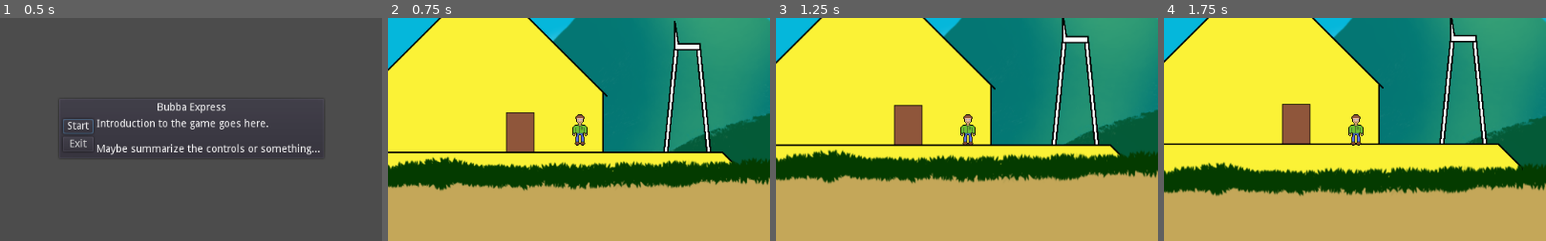
Above: before the commit, frames 1-4 (left to right).
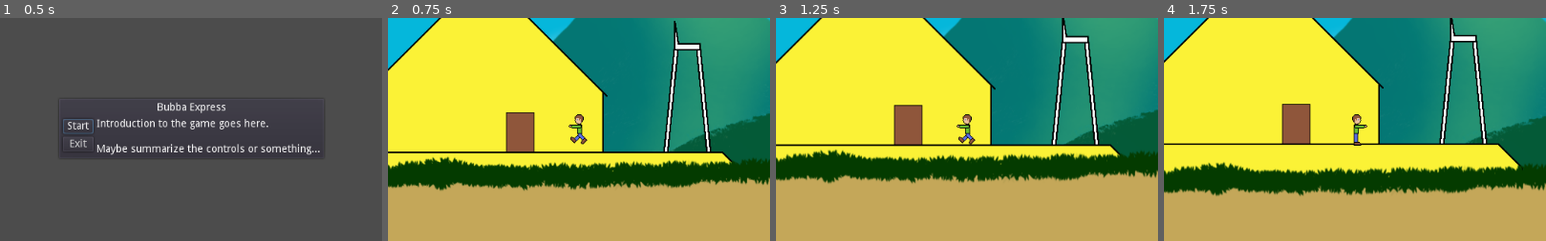
Above: after the commit, the same moments.

Repository: pizzasgood/BubbaExpress_LD46
Game: Godot game, scene res://TitleScreen.tscn
Two runs of this game, one before a commit and one after it. Both use one fixed random seed, a clock stepped at 60 frames per second and the inputs below.
Inputs (mouse positions are % of the whole screen's width and height, from its top left):
- Up to frame 1 (0.5 s): no input
- Up to frame 2 (0.75 s): click "Start" at 0.5 s
- Up to frame 3 (1.25 s): no input
- Up to frame 4 (1.75 s): click (95, 50) at 1.25 s
The pictures show only the part of the screen within x 25-75%, y 25-75%; the shares and areas given below are measured in that part.

Frame 1 is identical in both runs. In frame 2, 0.4% of the frame differs, in the area x 47-53%, y 43-58%; in frame 3, 0.4%; in frame 4, 0.4%.

Commit message:
Animate player sprite

Diff:
--- a/Player.gd
+++ b/Player.gd
@@ -11,7 +11,8 @@
 
 var hp = 100 setget hp_set
 
-onready var sprite = find_node("Sprite")
+onready var sprite = find_node("BodySprite")
+onready var arm_sprite = find_node("ArmSprite")
 
 func _ready():
 	pass
@@ -41,10 +42,9 @@
 	velocity.x = 0
 	if Input.is_action_pressed("ui_right"):
 		velocity.x += max_speed
-		sprite.flip_h = false
 	if Input.is_action_pressed("ui_left"):
 		velocity.x -= max_speed
-		sprite.flip_h = true
+
 
 	#jump
 	if Input.is_action_pressed("jump"):
@@ -57,6 +57,24 @@
 			jumping = false
 	else:
 		jumping = false
+
+	# animate sprite
+	if is_on_floor() and velocity.x != 0:
+		sprite.play()
+	elif is_on_floor():
+		sprite.stop()
+		sprite.frame = 0
+	else:
+		sprite.stop()
+		sprite.frame = 1
+
+	# flip if needed
+	var mouse_pos = get_viewport().canvas_transform.inverse() * get_viewport().get_mouse_position()
+	sprite.flip_h = mouse_pos.x < global_position.x
+	arm_sprite.flip_v = mouse_pos.x < global_position.x
+
+	# point the gun
+	arm_sprite.look_at(mouse_pos)
 
 func _on_DamageFlash_timeout():
 	sprite.modulate = Color(1, 1, 1, 1)
--- a/Player.tscn
+++ b/Player.tscn
@@ -1,8 +1,37 @@
-[gd_scene load_steps=5 format=2]
+[gd_scene load_steps=11 format=2]
 
 [ext_resource path="res://tex/Dude.png" type="Texture" id=1]
 [ext_resource path="res://Player.gd" type="Script" id=2]
 [ext_resource path="res://sfx/ow.wav" type="AudioStream" id=3]
+[ext_resource path="res://tex/DudeArm.png" type="Texture" id=4]
+
+[sub_resource type="AtlasTexture" id=2]
+flags = 4
+atlas = ExtResource( 1 )
+region = Rect2( 0, 0, 32, 48 )
+
+[sub_resource type="AtlasTexture" id=3]
+flags = 4
+atlas = ExtResource( 1 )
+region = Rect2( 32, 0, 32, 48 )
+
+[sub_resource type="AtlasTexture" id=4]
+flags = 4
+atlas = ExtResource( 1 )
+region = Rect2( 64, 0, 32, 48 )
+
+[sub_resource type="AtlasTexture" id=5]
+flags = 4
+atlas = ExtResource( 1 )
+region = Rect2( 96, 0, 32, 48 )
+
+[sub_resource type="SpriteFrames" id=6]
+animations = [ {
+"frames": [ SubResource( 2 ), SubResource( 3 ), SubResource( 4 ), SubResource( 5 ) ],
+"loop": true,
+"name": "default",
+"speed": 10.0
+} ]
 
 [sub_resource type="CapsuleShape2D" id=1]
 radius = 10.8977
@@ -13,11 +42,15 @@
 ]]
 script = ExtResource( 2 )
 
-[node name="Sprite" type="Sprite" parent="."]
-texture = ExtResource( 1 )
+[node name="BodySprite" type="AnimatedSprite" parent="."]
+frames = SubResource( 6 )
 __meta__ = {
 "_edit_lock_": true
 }
+
+[node name="ArmSprite" type="Sprite" parent="BodySprite"]
+position = Vector2( 0, -3.179 )
+texture = ExtResource( 4 )
 
 [node name="CollisionShape2D" type="CollisionShape2D" parent="."]
 position = Vector2( -0.149902, 1.94858 )
--- a/project.godot
+++ b/project.godot
@@ -67,6 +67,11 @@
 "events": [ Object(InputEventKey,"resource_local_to_scene":false,"resource_name":"","device":0,"alt":false,"shift":false,"control":false,"meta":false,"command":false,"pressed":false,"scancode":32,"unicode":0,"echo":false,"script":null)
  ]
 }
+fire={
+"deadzone": 0.5,
+"events": [ Object(InputEventMouseButton,"resource_local_to_scene":false,"resource_name":"","device":0,"alt":false,"shift":false,"control":false,"meta":false,"command":false,"button_mask":0,"position":Vector2( 0, 0 ),"global_position":Vector2( 0, 0 ),"factor":1.0,"button_index":1,"pressed":false,"doubleclick":false,"script":null)
+ ]
+}
 
 [rendering]
 
Binary file added: tex/Dude.ase
Binary file changed: tex/Dude.png
Binary file added: tex/DudeArm.png
Not shown, added: tex/DudeArm.png.import
